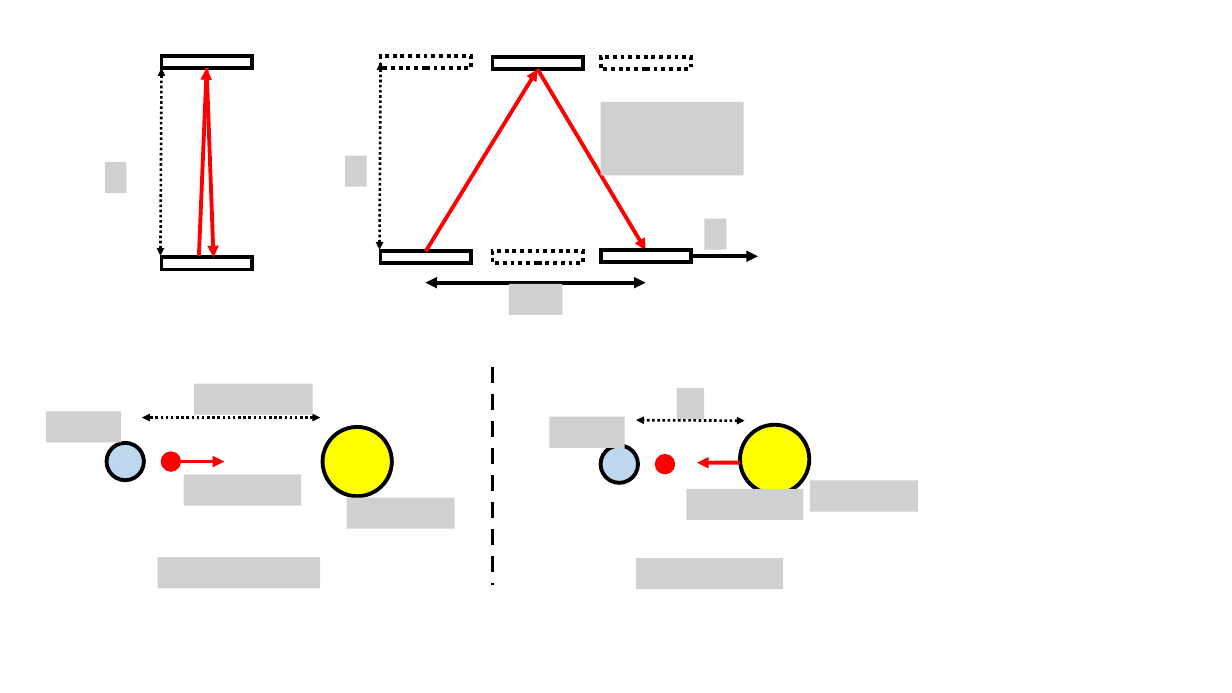
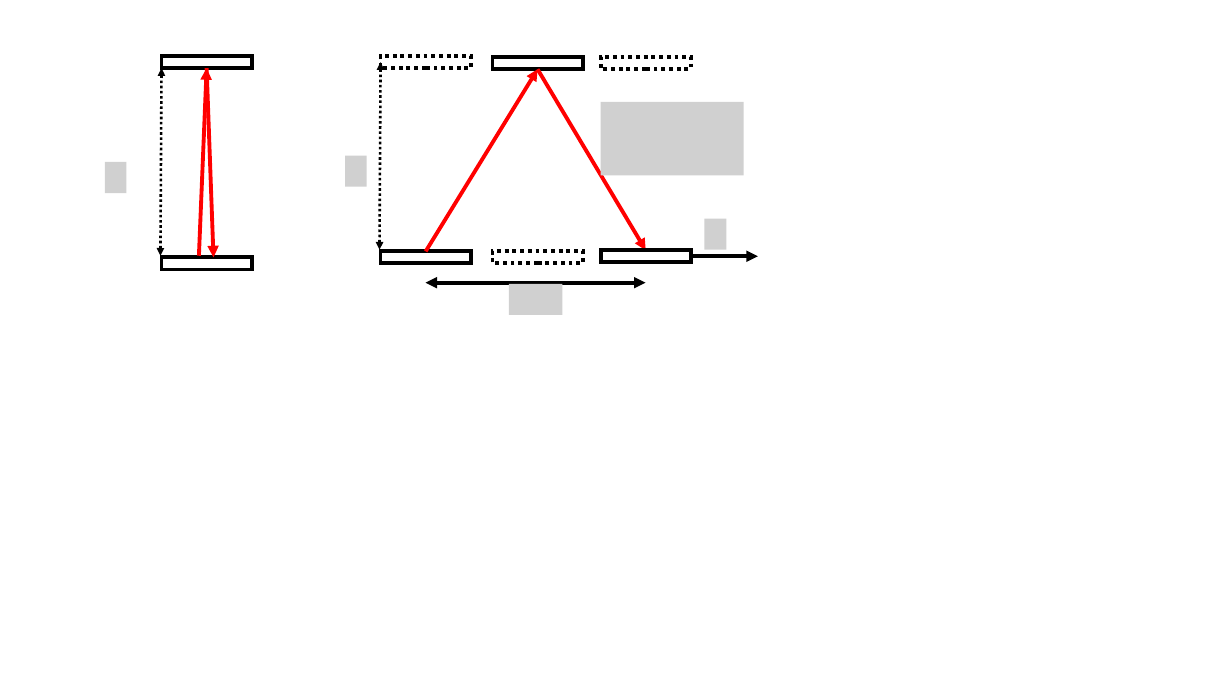
Before and after one commit to OSTP/PhysicsArtofModelling, a slide deck: slide 4 of tex/figures/SpecialRelativity/Figures.pptx (slide 6 before the commit). Drawn at 1232x693 pixels with LibreOffice and Linux fonts; fonts in the diff are those of the drawing; grey boxes stand for pictures. Boxes give left, top, right and bottom in pixels: in the first picture for what was removed or moved away, otherwise in the second. Text is boxed around its words. In the diff, an @@ line names an element or a change of style, - is before the commit and + after.

```diff
--- a/tex/figures/SpecialRelativity/Figures.pptx
+++ b/tex/figures/SpecialRelativity/Figures.pptx
@@ group removed at (46,368,919,590): 10 pictures, 6 ellipses, 2 double arrows, 2 arrows, 1 line @@
```
Also in this commit, not shown: 4 slides added, 2 slides removed, 6 other files.
